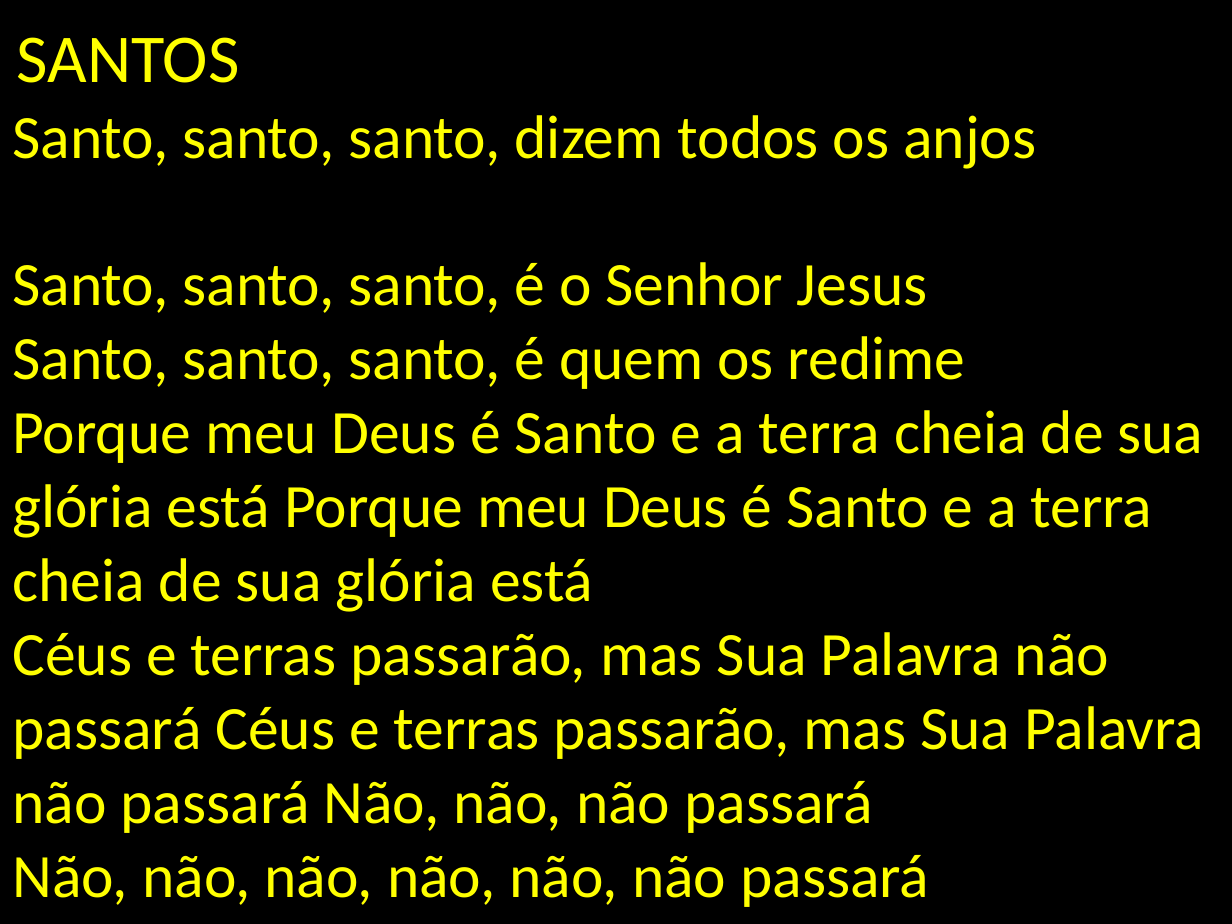
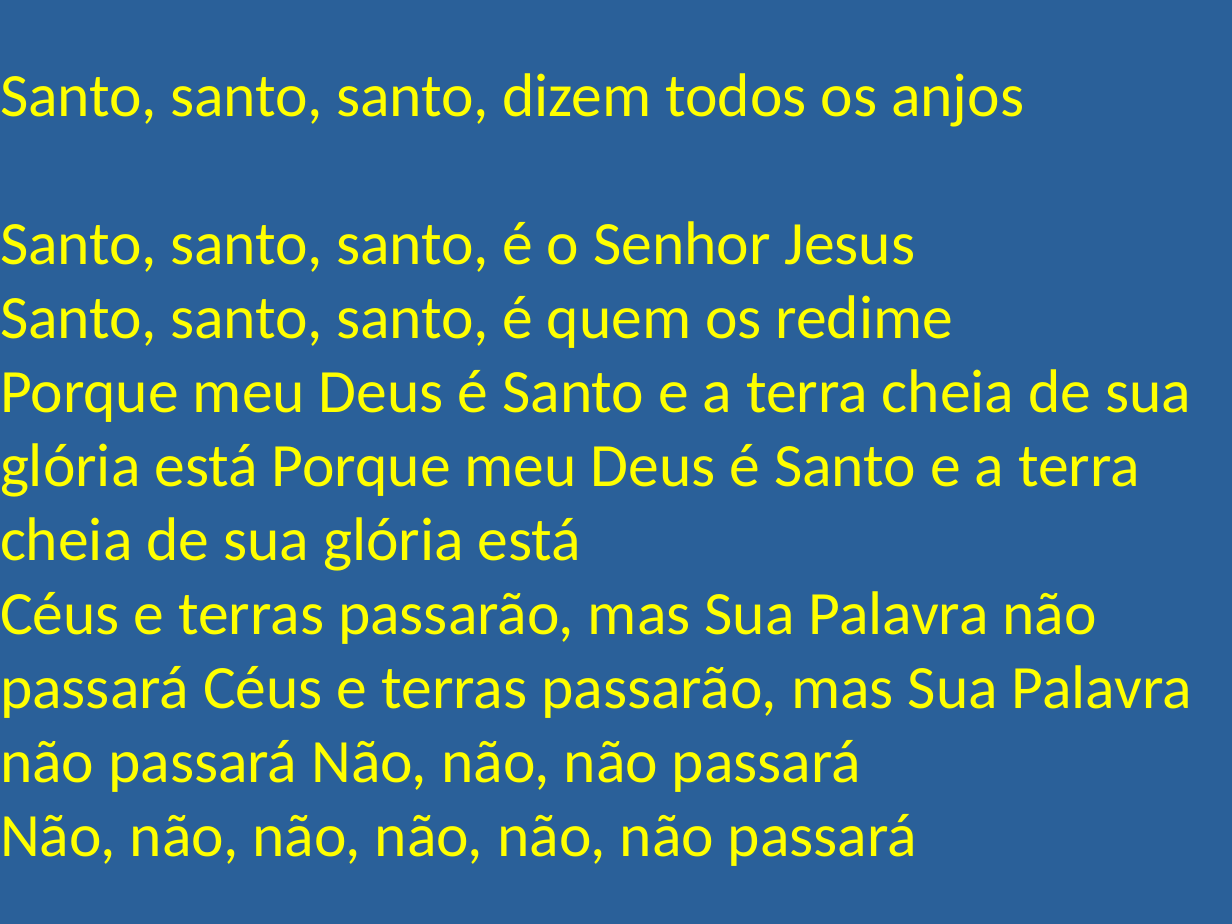
Before and after one commit to martematica/igreja, a slide deck: slide 1 of SANTO SANTO SANTO.pptx. Drawn at 1232x924 pixels with LibreOffice and Linux fonts; fonts in the diff are those of the drawing. Boxes give left, top, right and bottom in pixels: in the first picture for what was removed or moved away, otherwise in the second. Text is boxed around its words. In the diff, an @@ line names an element or a change of style, - is before the commit and + after.

```diff
--- a/SANTO SANTO SANTO.pptx
+++ b/SANTO SANTO SANTO.pptx
@@ title "Santo, santo, santo, dizem todos ..." at (x1=0, y1=0, x2=1232, y2=924): fill #000000 to #2A6099 @@
@@ title at (x1=0, y1=73, x2=1192, y2=866): text changed @@
-SANTOS
-Santo, santo, santo, dizem todos os anjos
-Santo, santo, santo, é o Senhor Jesus
-Santo, santo, santo, é quem os redime
-Porque meu Deus é Santo e a terra cheia de sua glória está Porque meu Deus é Santo e a terra cheia de sua glória está
-Céus e terras passarão, mas Sua Palavra não passará Céus e terras passarão, mas Sua Palavra não passará Não, não, não passará
-Não, não, não, não, não, não passará
+Santo, santo, santo, dizem todos os anjos
+Santo, santo, santo, é o Senhor Jesus
+Santo, santo, santo, é quem os redime
+Porque meu Deus é Santo e a terra cheia de sua glória está Porque meu Deus é Santo e a terra cheia de sua glória está
+Céus e terras passarão, mas Sua Palavra não passará Céus e terras passarão, mas Sua Palavra não passará Não, não, não passará
+Não, não, não, não, não, não passará
```
Also in this commit, not shown: 13 other files.
